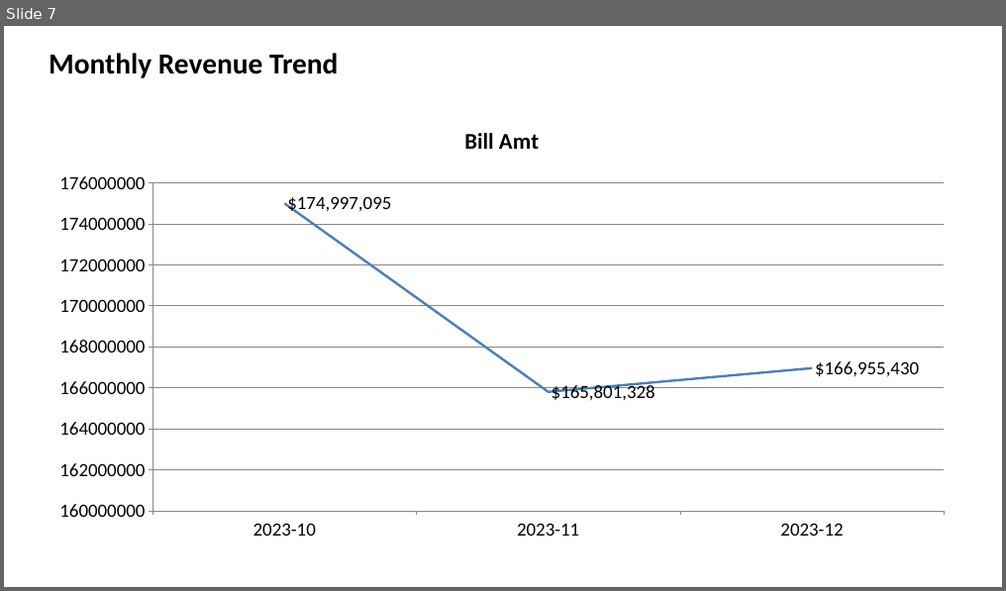
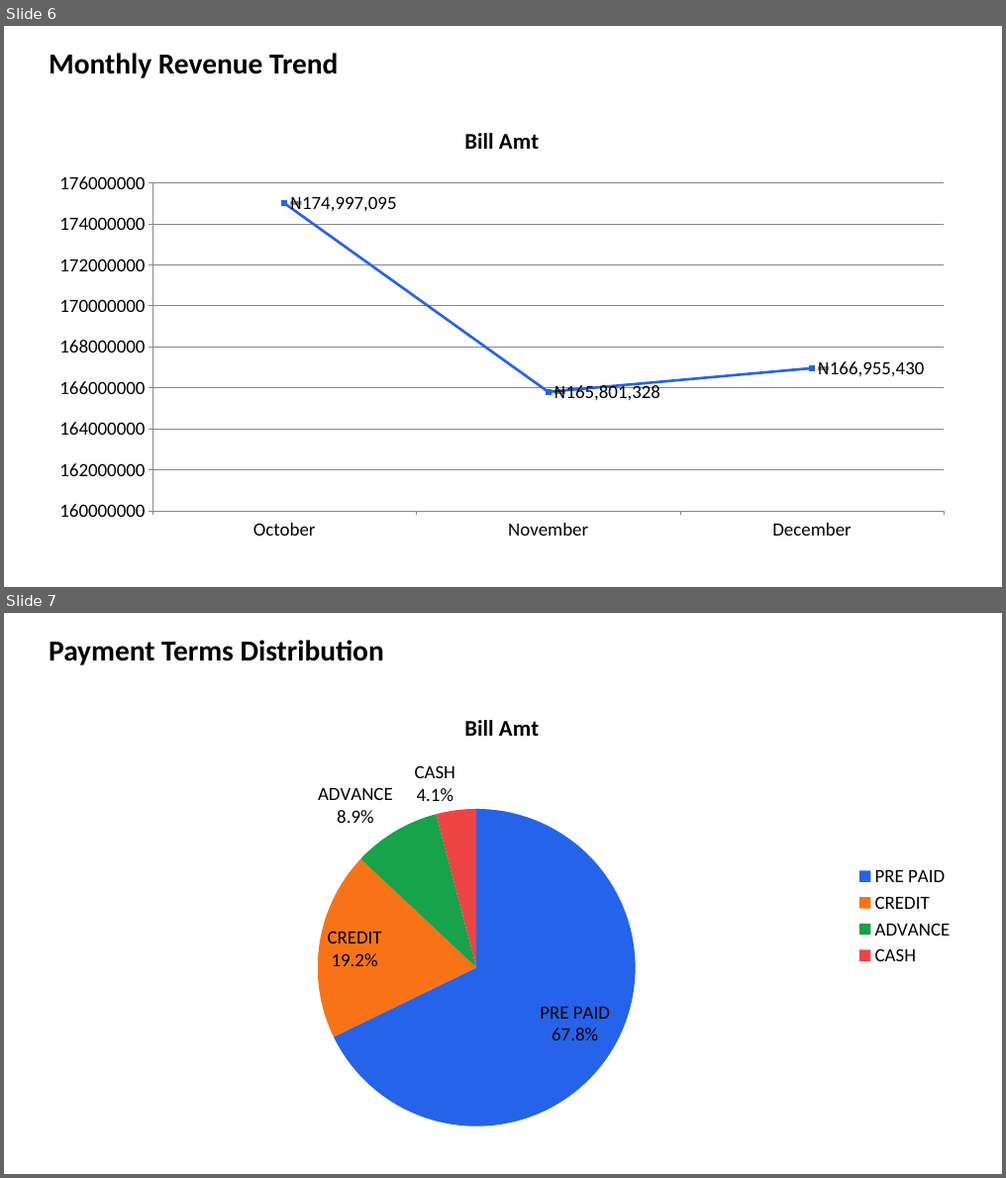
Before and after one commit to Legitbosz/AI-Data-Agent, a slide deck: report.pptx. Shown one above the other, each under a label of ours: slide 7 before the commit, slides 6 and 7 after it. The pictures are 1006x591 and 1006x1178 pixels, drawn with LibreOffice and Linux fonts; fonts in the diff are those of the drawing. Boxes give left, top, right and bottom in pixels: in the first picture for what was removed or moved away, otherwise in the second. Text is boxed around its words. In the diff, an @@ line names an element or a change of style, - is before the commit and + after.

```diff
--- a/report.pptx
+++ b/report.pptx
@@ slide 7 added at bbox=[4, 613, 1002, 1174], background #FFFFFF @@
@@ text added at bbox=[49, 640, 384, 665], 28 pt, text #000000, bold @@
+Payment Terms Distribution
@@ pie chart added at bbox=[42, 695, 962, 1137] @@
+title "Bill Amt"
+categories: PRE PAID, CREDIT, ADVANCE, CASH
+Bill Amt: 67.8, 19.2, 8.9, 4.1
@@ what was slide 7 is now slide 6 @@
@@ slide 6 changed as well @@
@@ line chart at bbox=[42, 108, 962, 550] @@
-categories: 2023-10, 2023-11, 2023-12
+categories: October, November, December
@@ colour of Bill Amt #4F81BD to #2563EB @@
@@ data labels of Bill Amt changed @@
```
Also in this commit, not shown: 5 other slides changed, 1 slide removed, 8 other files.
